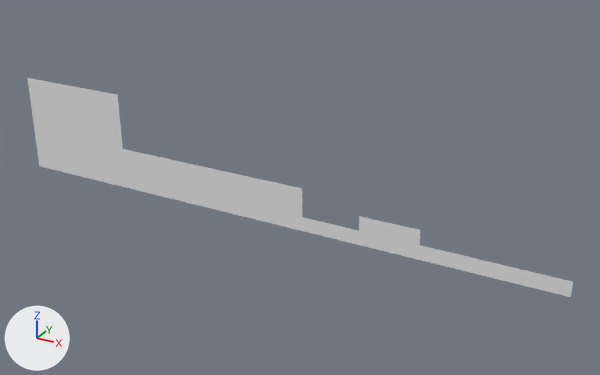
The OBJ model Assets/Tiled2Unity/Meshes/level1.obj, before and after one commit.
Camera for both pictures: a camera (50 mm lens) standing at (3.9, -27.1, 9.1) and looking at (-11.3, 0.5, -4.7). Lighting does not change. The marker at lower left points along +X, +Y and +Z. Where no turn or scale is listed for an object, it has been applied to the vertices.

The first picture shows 'level1'.
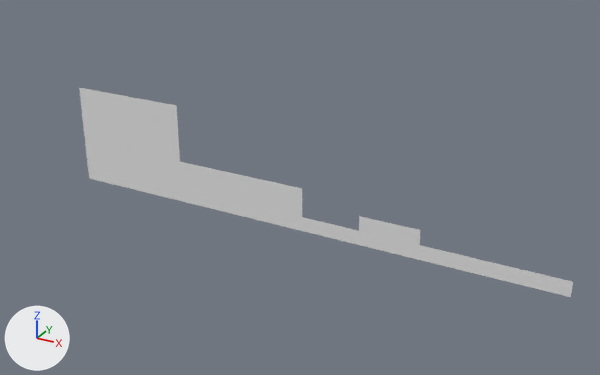
Edits to the scene script, one JSON object a line:
```json
{"block": "me_level1", "where": "# used by ob_level1; location = (0.0, 0.0, 0.0)"}
{"op": "remove", "block": "me_level1", "code": "me_level1.from_pydata(...)  # 593 vertices, 496 faces; spans x -25.6..0.0, y 0.0, z -6.4..-1.9"}
{"op": "add", "block": "me_level1", "code": "me_level1.from_pydata(...)  # 523 vertices, 436 faces; spans x -22.4..0.0, y 0.0, z -6.4..-1.9"}
{"block": "me_level1", "change": "me_level1 part 1"}
{"block": "me_level1", "change": "150 vertices are removed from x -25.6..-22.7, y 0.0, z -6.4..-1.9"}
{"block": "me_level1", "change": "140 faces are deleted"}
{"block": "me_level1", "change": "60 vertices are added at x -19.8..-17.0, y 0.0, z -4.2..-1.9"}
{"block": "me_level1", "change": "10 new vertices lie (0.0, 0.0, 0.4) away from vertices in x -19.8..-17.0, y 0.0, z -4.2"}
{"block": "me_level1", "change": "10 new vertices lie (0.0, 0.0, 0.4) away from vertices in x -19.8..-17.0, y 0.0, z -2.6"}
{"block": "me_level1", "change": "80 new faces join them"}
```

What differs and where, as boxes [x1, y1, x2, y2] in the pictures (600 x 375 px):
```json
{"object": "level1", "change": "reshaped", "before": [27, 78, 573, 297], "after": [79, 88, 573, 297], "on screen": "10% narrower"}
{"part": 1, "of": "me_level1", "change": "cut back", "before": [27, 78, 89, 178], "after": [118, 95, 180, 161]}
```
